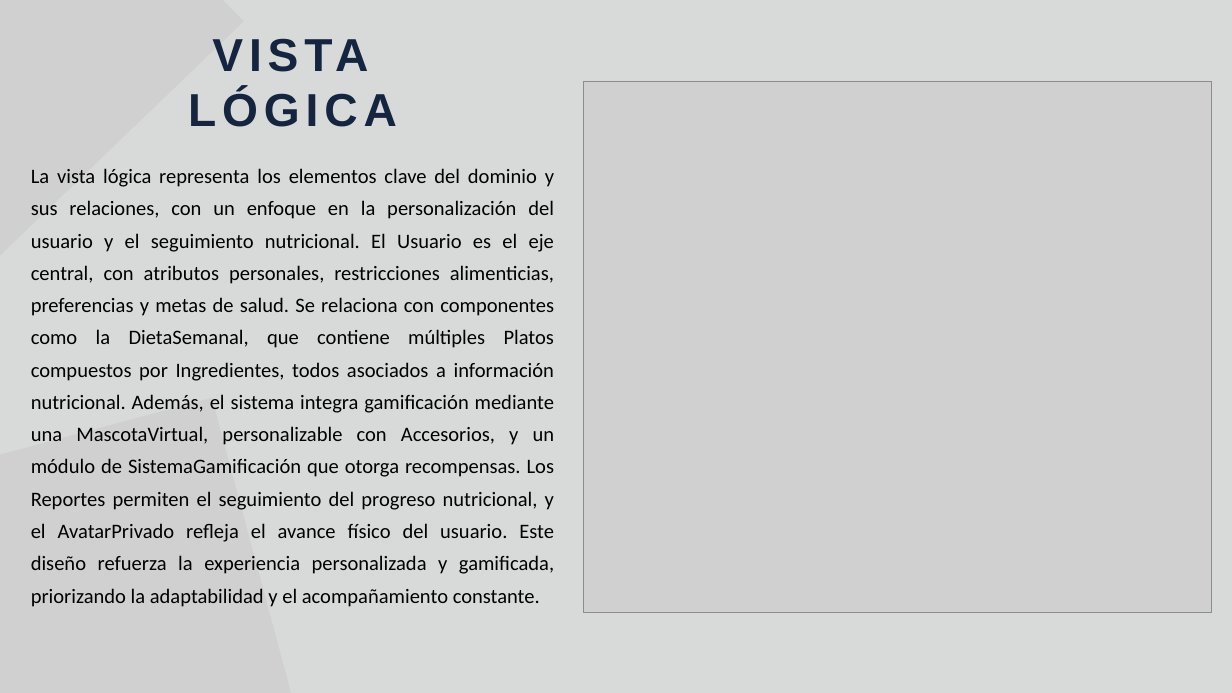
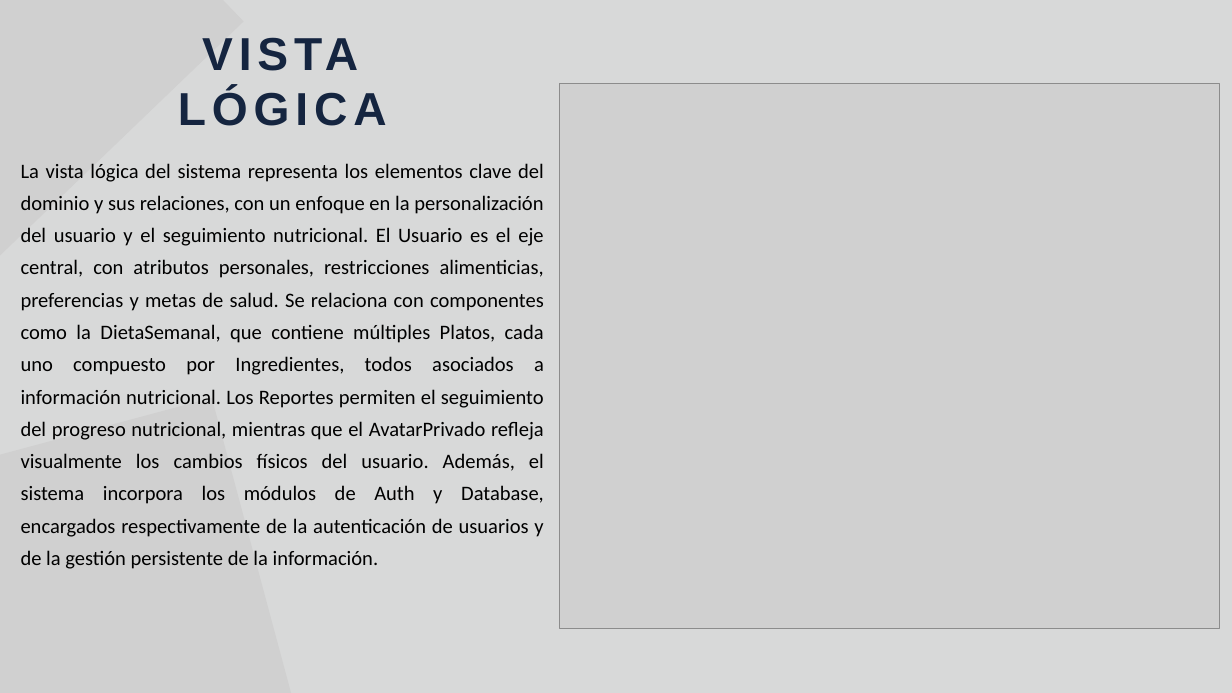
Before and after one commit to Jucer74/SoftwareArchitecture, a slide deck: slide 3 of Project/Views/NutrIA.views.pptx. Drawn at 1232x693 pixels with LibreOffice and Linux fonts; fonts in the diff are those of the drawing; grey boxes stand for pictures. Boxes give left, top, right and bottom in pixels: in the first picture for what was removed or moved away, otherwise in the second. Text is boxed around its words. In the diff, an @@ line names an element or a change of style, - is before the commit and + after.

```diff
--- a/Project/Views/NutrIA.views.pptx
+++ b/Project/Views/NutrIA.views.pptx
@@ text "VISTA LÓGICA" moved from (x1=57, y1=168, x2=151, y2=187) to (x1=46, y1=163, x2=138, y2=182) @@
@@ picture resized from (x1=583, y1=81, x2=1211, y2=612) to (x1=559, y1=83, x2=1220, y2=628) @@
@@ text at (x1=21, y1=163, x2=544, y2=569): text changed @@
-La vista lógica representa los elementos clave del dominio y sus relaciones, con un enfoque en la personalización del usuario y el seguimiento nutricional. El Usuario es el eje central, con atributos personales, restricciones alimenticias, preferencias y metas de salud. Se relaciona con componentes como la DietaSemanal, que contiene múltiples Platos compuestos por Ingredientes, todos asociados a información nutricional. Además, el sistema integra gamificación mediante una MascotaVirtual, personalizable con Accesorios, y un módulo de SistemaGamificación que otorga recompensas. Los Reportes permiten el seguimiento del progreso nutricional, y el AvatarPrivado refleja el avance físico del usuario. Este diseño refuerza la experiencia personalizada y gamificada, priorizando la adaptabilidad y el acompañamiento constante.
+La vista lógica del sistema representa los elementos clave del dominio y sus relaciones, con un enfoque en la personalización del usuario y el seguimiento nutricional. El Usuario es el eje central, con atributos personales, restricciones alimenticias, preferencias y metas de salud. Se relaciona con componentes como la DietaSemanal, que contiene múltiples Platos, cada uno compuesto por Ingredientes, todos asociados a información nutricional. Los Reportes permiten el seguimiento del progreso nutricional, mientras que el AvatarPrivado refleja visualmente los cambios físicos del usuario. Además, el sistema incorpora los módulos de Auth y Database, encargados respectivamente de la autenticación de usuarios y de la gestión persistente de la información.
```
Also in this commit, not shown: 6 other slides changed, 8 slides added, 3 slides removed.
